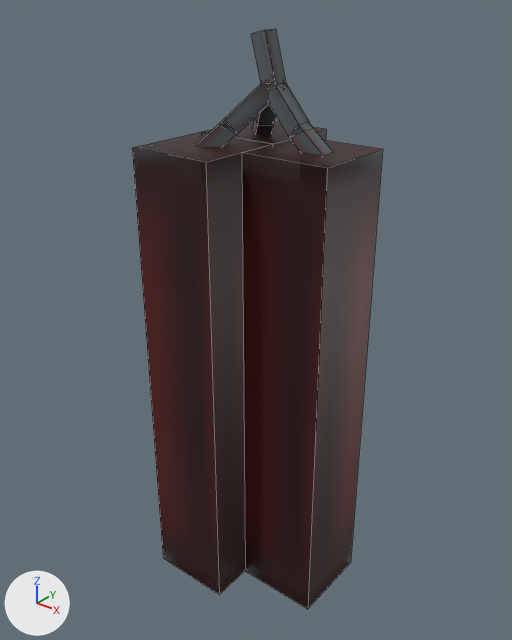
Two versions of the FBX model Assets/Models/items/Dynamite/Dynamite lvl3.fbx, one commit apart.
Before and after are seen from a 50 mm lens placed at (0.561, -0.734, 0.883), pointed at (-0.022, -0.006, 0.431). The lights are fixed; the arrows at lower left show +X, +Y and +Z. Mesh edges are drawn as thin lines. Where no turn or scale is listed for an object, it has been applied to the vertices.

In view in the first picture: 'Stick', 'String1_2', 'String2_1', 'String2_2', 'String3'.
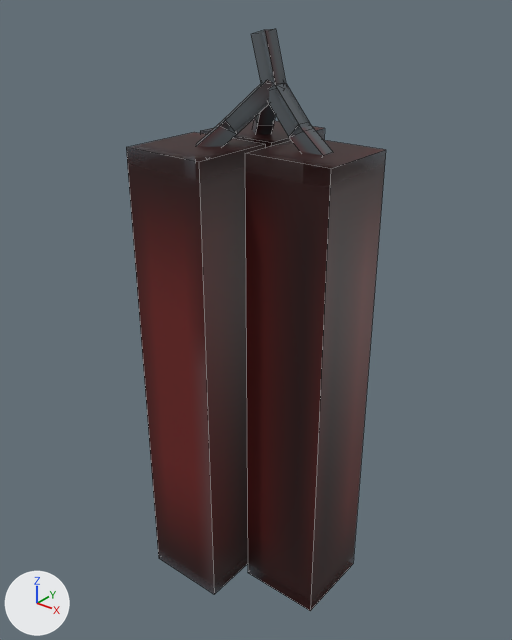
Edits to the bpy script that builds the scene:
```text
Change me_stick:
    where me_stick.from_pydata(...)  # 24 vertices, 18 faces; spans x -0.062..0.189, y -0.191..0.063, z 0.0..0.688
    used by ob_stick; location = (-0.062, 0.064, 0.0)
    me_stick part 1: the loose piece of 8 vertices spanning x -0.062..0.062, y -0.062..0.063, z 0.0..0.688 is moved by (-0.069, 0.069, 0.0)
    me_stick part 2: the loose piece of 8 vertices spanning x 0.064..0.189, y -0.127..-0.002, z 0.0..0.688 is turned 90 degrees about the z axis through its middle, then moved by (-0.195, -0.005, 0.0)
    me_stick part 3: the loose piece of 8 vertices spanning x -0.062..0.062, y -0.191..-0.066, z 0.0..0.688 is moved by (0.069, 0.128, 0.0)
Change ob_stick:
    ob_stick.location: (-0.062, 0.064, 0.0) -> (0.0, 0.0, 0.0)
```

Pixel boxes (x1, y1, x2, y2) of what changed, in the pictures (512 x 640 px; the box of a moved part takes in the faces that stretch with it):
'Stick', reshaped, moved
    before: (132, 120, 383, 609)
    after: (126, 119, 386, 611)
part 1 of me_stick, moved or reshaped
    before: (201, 120, 326, 145)
    after: (200, 119, 325, 148)
part 2 of me_stick, moved or reshaped
    before: (242, 140, 383, 609)
    after: (126, 132, 265, 594)
part 3 of me_stick, moved or reshaped
    before: (132, 132, 271, 594)
    after: (245, 140, 386, 611)
